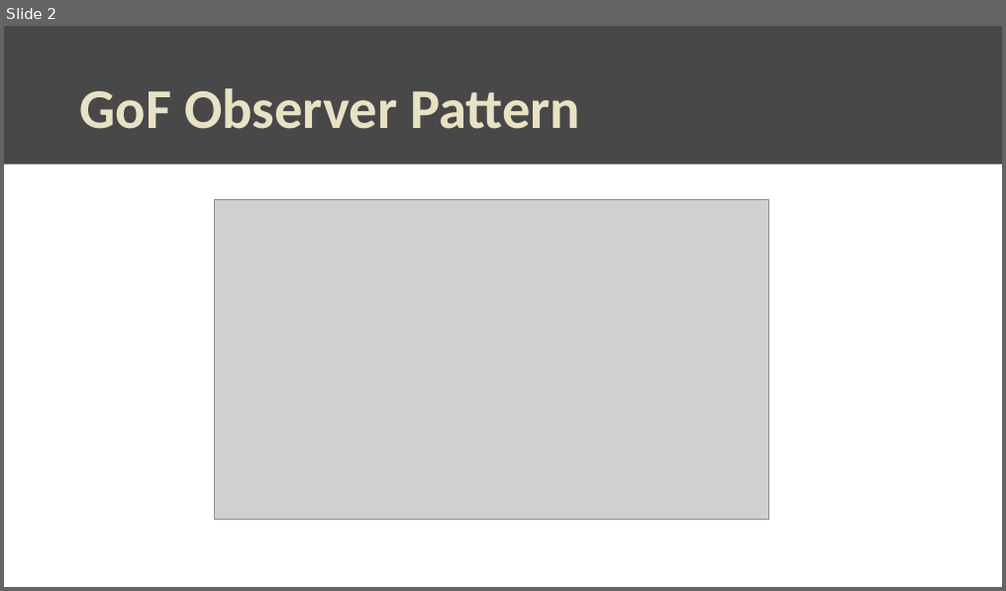
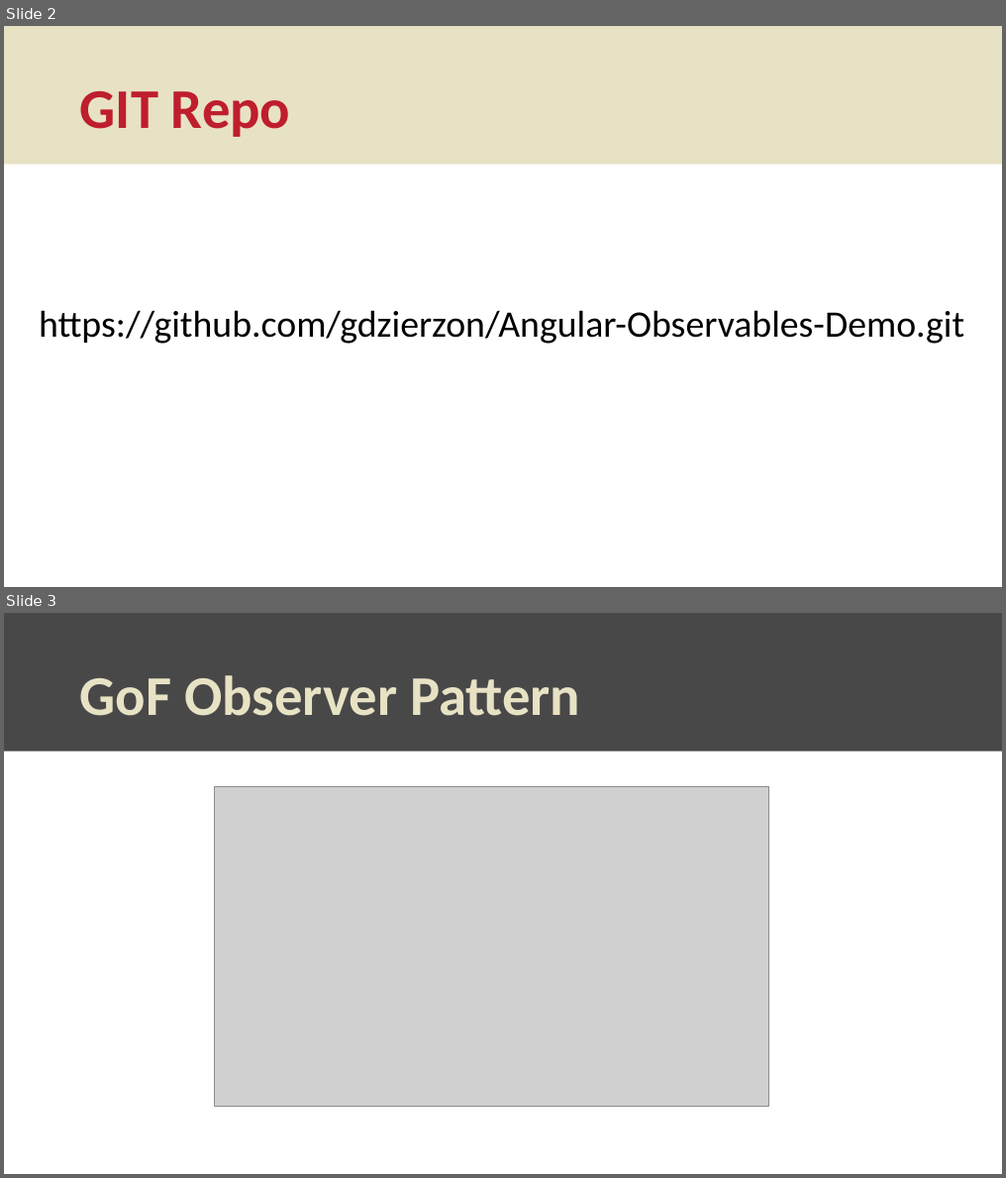
Before and after one commit to gdzierzon/Angular-Observables-Demo, a slide deck: Documents/Slides.pptx. Shown one above the other, each under a label of ours: slide 2 before the commit, slides 2 and 3 after it. The pictures are 1006x591 and 1006x1178 pixels, drawn with LibreOffice and Linux fonts; fonts in the diff are those of the drawing; grey boxes stand for pictures. Boxes give left, top, right and bottom in pixels: in the first picture for what was removed or moved away, otherwise in the second. Text is boxed around its words. In the diff, an @@ line names an element or a change of style, - is before the commit and + after.

Commit message:
working demo

```diff
--- a/Documents/Slides.pptx
+++ b/Documents/Slides.pptx
@@ slide 2 added at (x1=4, y1=26, x2=1002, y2=587), background #FFFFFF @@
@@ rectangle added at (x1=4, y1=26, x2=1002, y2=165), fill #E8E2C5 @@
@@ title added at (x1=80, y1=91, x2=290, y2=137), 54 pt, text #BE1E2D, bold @@
+GIT Repo
@@ text added at (x1=39, y1=310, x2=964, y2=344), 36 pt, text #000000 @@
+https://github.com/gdzierzon/Angular-Observables-Demo.git
@@ what was slide 2 is now slide 3 @@
```
Also in this commit, not shown: 1 slide changed, 25 other files.
